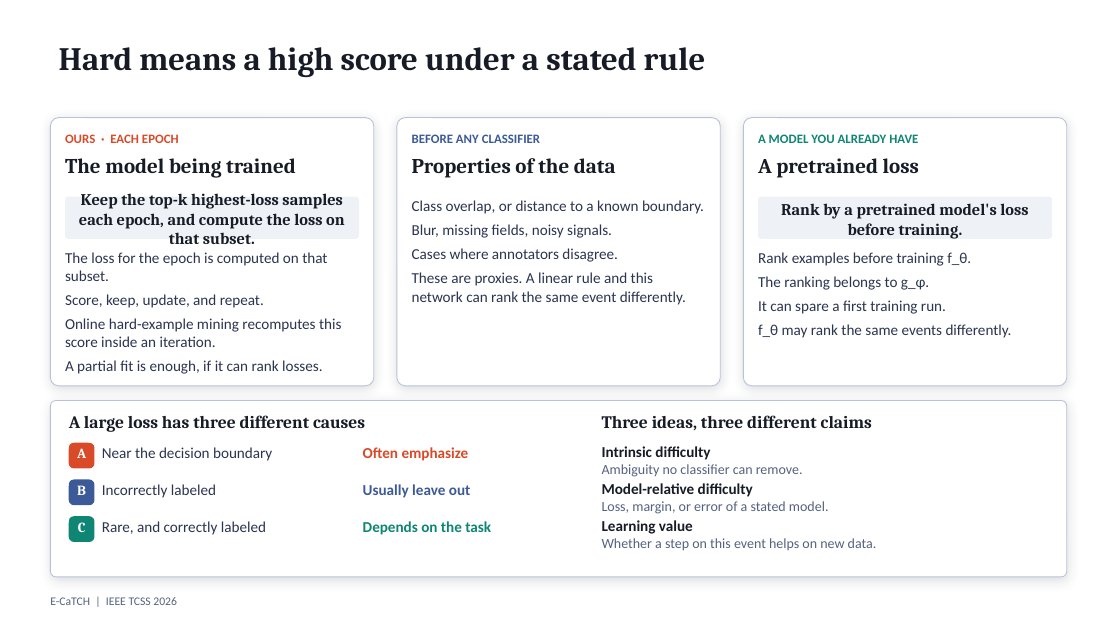
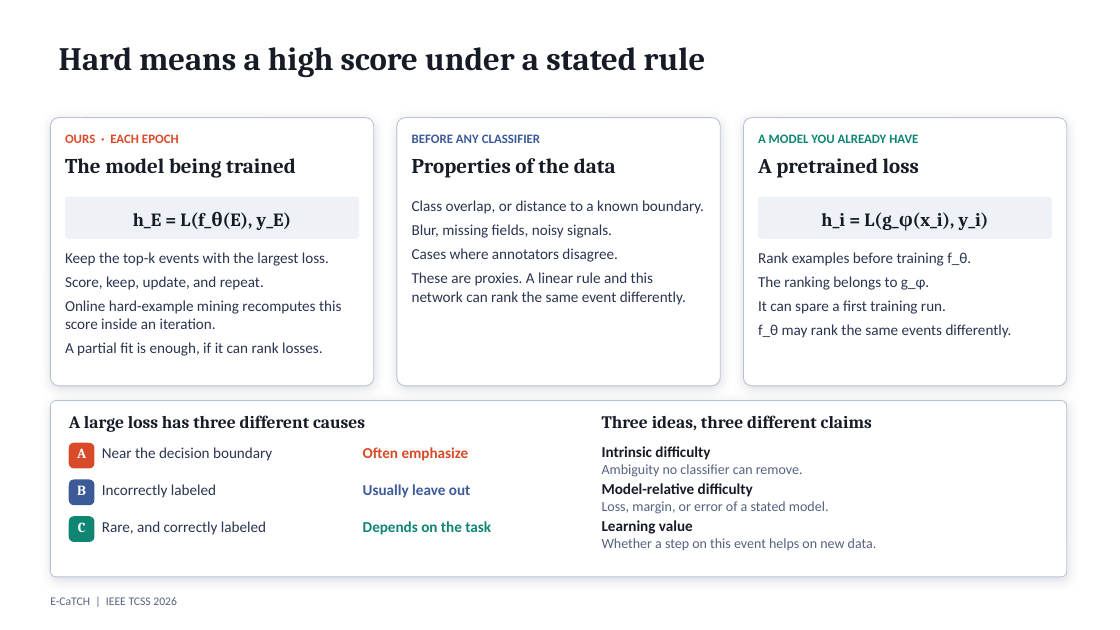
Before and after one commit to amousavi1/amousavi1.github.io, a slide deck: slide 20 of talks/georgetown-2026-ecatch/E-CaTCH_presentation_complete.pptx. Drawn at 1120x630 pixels with LibreOffice and Linux fonts; fonts in the diff are those of the drawing. Boxes give left, top, right and bottom in pixels: in the first picture for what was removed or moved away, otherwise in the second. Text is boxed around its words. In the diff, an @@ line names an element or a change of style, - is before the commit and + after.

```diff
--- a/talks/georgetown-2026-ecatch/E-CaTCH_presentation_complete.pptx
+++ b/talks/georgetown-2026-ecatch/E-CaTCH_presentation_complete.pptx
@@ text at (133,211,292,230): text changed; size 14 to 16 pt @@
-Keep the top-k highest-loss samples each epoch, and compute the loss on that subset.
+h_E = L(f_θ(E), y_E)
@@ text at (821,212,989,231): text changed; size 14 to 16 pt @@
-Rank by a pretrained model's loss before training.
+h_i = L(g_φ(x_i), y_i)
@@ text at (65,252,329,266): text changed @@
-The loss for the epoch is computed on that subset.
+Keep the top-k events with the largest loss.
```
Also in this commit, not shown: 5 other slides changed, 1 other file.
